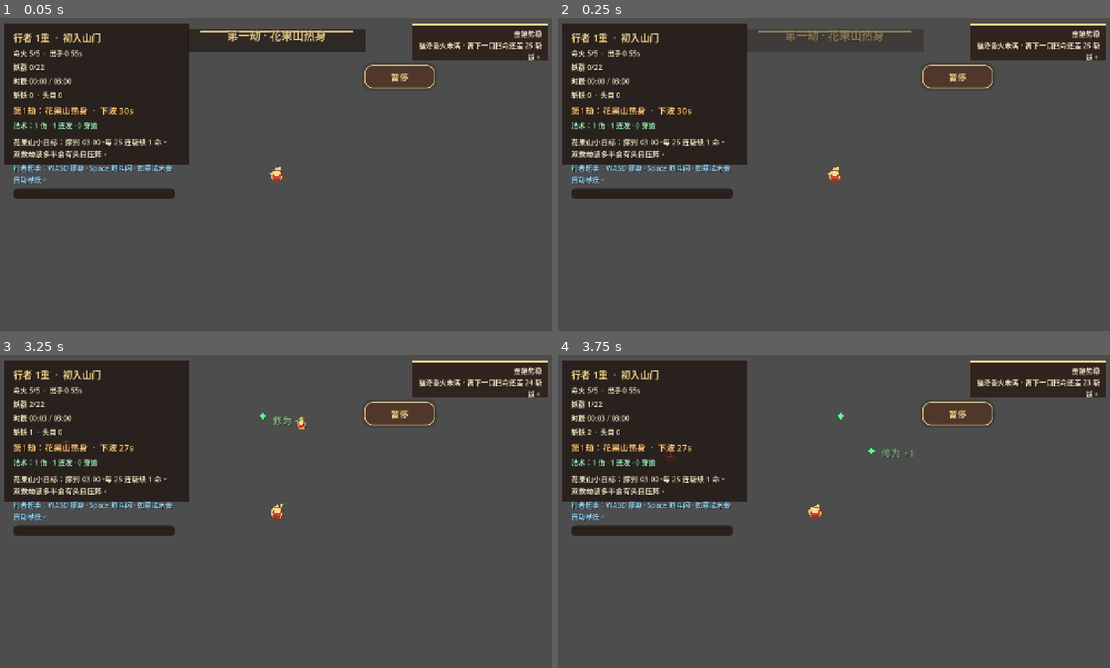
Above: before the commit, frames 1-4 (two rows, left to right).
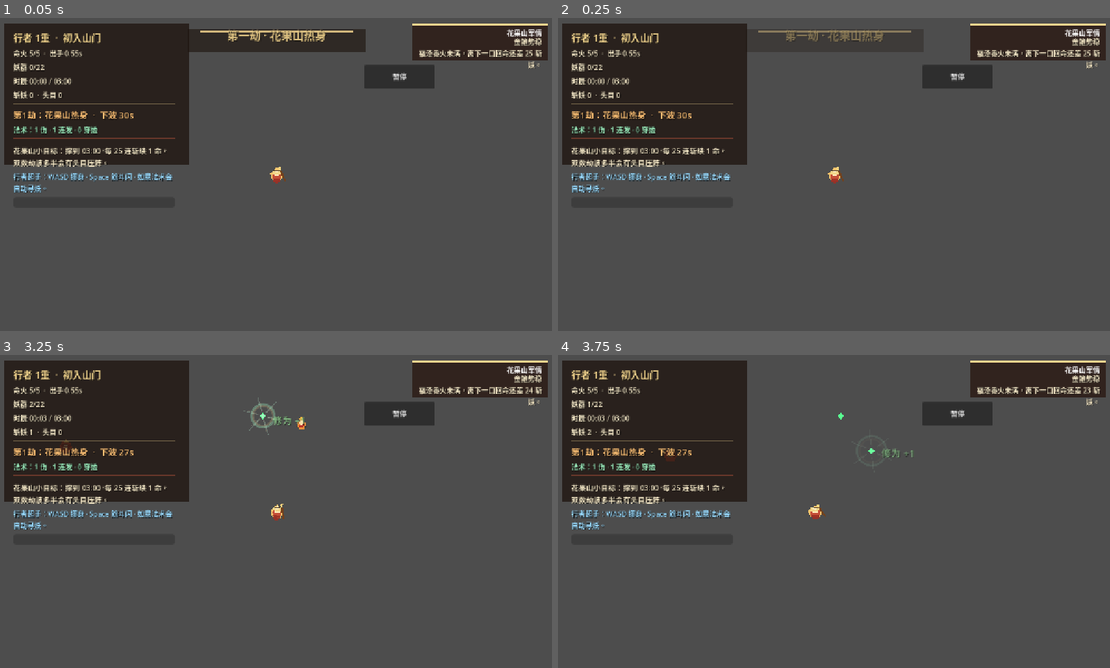
Above: after the commit, the same moments.

Repository: clhwbd/survivor-demo
Game: Godot game, scene res://scenes/main.tscn
Two runs of this game, one before a commit and one after it. Both use one fixed random seed, a clock stepped at 60 frames per second and the inputs below.
Inputs (mouse positions are in pixels of both pictures, inside the frame that each line leads up to):
- Up to frame 1 (0.05 s): no input
- Up to frame 2 (0.25 s): no input
- Up to frame 3 (3.25 s): tap Enter at 0.5 s; move the mouse to (397, 495) at 0.52 s; hold D (move_right) 0.53-1.25 s; tap Space (dash_run) at 0.6 s; click (397, 495) at 0.67 s; drag from (165, 527) to (248, 574) at 1.27 s; tap R (restart_run) at 2 s; move the mouse to (331, 442) at 2.02 s; hold D (move_right) 2.03-2.75 s; tap Keypad Enter at 2.1 s; drag from (248, 574) to (110, 464) at 2.77 s
- Up to frame 4 (3.75 s): move the mouse to (999, 558) at 3.52 s; hold A (move_left) from 3.53 s (still down); tap Space (dash_run) at 3.6 s

The runs differ from the first frame. In frame 1, 5.7% of the frame differs, in the area x 2-99%, y 3-58%; in frame 2, 5.7%; in frame 3, 5.9%; in frame 4, 5.7%.
Error after the commit: Cannot call method 'add_theme_font_size_override' on a null value. (res://scripts/main.gd:951)

Commit message:
feat: tighten combat pacing and wave goals

Diff:
--- a/game/scenes/main.tscn
+++ b/game/scenes/main.tscn
@@ -78,6 +78,10 @@
 [node name="KillLabel" type="Label" parent="HUD/MarginContainer/VBoxContainer"]
 text = "斩妖 0 · 头目 0"
 
+[node name="MetaDivider" type="ColorRect" parent="HUD/MarginContainer/VBoxContainer"]
+custom_minimum_size = Vector2(0, 2)
+color = Color(0.94, 0.82, 0.55, 0.42)
+
 [node name="WaveLabel" type="Label" parent="HUD/MarginContainer/VBoxContainer"]
 text = "第1劫：花果山热身 · 下波 30s"
 
@@ -85,6 +89,10 @@
 
 [node name="WeaponLabel" type="Label" parent="HUD/MarginContainer/VBoxContainer"]
 text = "法术：1 伤 · 1 连发 · 0 穿透"
+
+[node name="ObjectiveDivider" type="ColorRect" parent="HUD/MarginContainer/VBoxContainer"]
+custom_minimum_size = Vector2(0, 2)
+color = Color(0.80, 0.36, 0.25, 0.38)
 
 [node name="ObjectiveLabel" type="Label" parent="HUD/MarginContainer/VBoxContainer"]
 text = "本局目标：撑到 03:00。每 25 连斩回 1 命，双数劫波常有头目压阵。"
@@ -132,12 +140,25 @@
 grow_horizontal = 0
 color = Color(0.94, 0.82, 0.55, 0.95)
 
+[node name="StatusBadge" type="Label" parent="HUD"]
+anchors_preset = 1
+anchor_left = 1.0
+anchor_right = 1.0
+offset_left = -314.0
+offset_top = 22.0
+offset_right = -30.0
+offset_bottom = 42.0
+grow_horizontal = 0
+horizontal_alignment = 2
+vertical_alignment = 1
+text = "花果山军情"
+
 [node name="StatusLabel" type="Label" parent="HUD"]
 anchors_preset = 1
 anchor_left = 1.0
 anchor_right = 1.0
 offset_left = -314.0
-offset_top = 24.0
+offset_top = 42.0
 offset_right = -30.0
 offset_bottom = 88.0
 grow_horizontal = 0
--- a/game/scripts/main.gd
+++ b/game/scripts/main.gd
@@ -19,6 +19,7 @@
 @export var projectile_scene: PackedScene
 @export var xp_orb_scene: PackedScene
 @export var damage_popup_scene: PackedScene
+@export var feedback_burst_scene: PackedScene
 
 const WAVE_TITLES := [
 	"花果山热身",
@@ -64,6 +65,8 @@
 var _camera_shake_strength: float = 0.0
 var _camera_shake_time: float = 0.0
 var _camera_base_offset: Vector2 = Vector2.ZERO
+var _focus_overlay_visible_state: bool = false
+var _center_notice_tween: Tween
 
 @onready var player: CharacterBody2D = $Player
 @onready var player_camera: Camera2D = $Player/Camera2D
@@ -89,7 +92,13 @@
 @onready var banner_backing: ColorRect = $HUD/TopCenter/BannerBacking
 @onready var banner_accent: ColorRect = $HUD/TopCenter/BannerAccent
 @onready var banner_label: Label = $HUD/TopCenter/BannerLabel
+@onready var center_notice: Control = $HUD/CenterNotice
+@onready var center_notice_backing: ColorRect = $HUD/CenterNotice/Backing
+@onready var center_notice_accent: ColorRect = $HUD/CenterNotice/Accent
+@onready var center_notice_label: Label = $HUD/CenterNotice/Label
 @onready var focus_overlay: Control = $HUD/FocusOverlay
+@onready var focus_tint: ColorRect = $HUD/FocusOverlay/Tint
+@onready var focus_panel: PanelContainer = $HUD/FocusOverlay/PanelContainer
 @onready var focus_badge: Label = $HUD/FocusOverlay/PanelContainer/MarginContainer/VBoxContainer/BadgeLabel
 @onready var focus_title: Label = $HUD/FocusOverlay/PanelContainer/MarginContainer/VBoxContainer/TitleLabel
 @onready var focus_detail: Label = $HUD/FocusOverlay/PanelContainer/MarginContainer/VBoxContainer/DetailLabel
@@ -118,6 +127,8 @@
 		xp_orb_scene = load("res://scenes/xp_orb.tscn")
 	if damage_popup_scene == null:
 		damage_popup_scene = load("res://scenes/damage_popup.tscn")
+	if feedback_burst_scene == null:
+		feedback_burst_scene = load("res://scenes/feedback_burst.tscn")
 
 	_apply_ui_style()
 
@@ -165,6 +176,7 @@
 	_apply_wave_state(true)
 	_setup_web_ui()
 	_show_banner("第一劫 · %s" % _get_wave_title(1))
+	_show_center_notice("花果山开场 · 点按后起势", HUD_GOLD)
 	_update_tip_text()
 
 	print("survivor-demo polished demo ready")
@@ -264,7 +276,7 @@
 		summary_label.visible = pause_requested or game_over or demo_clear
 		if not summary_label.visible:
 			summary_label.text = ""
-	focus_overlay.visible = overlay_visible
+	_set_focus_overlay_visible(overlay_visible)
 	if continue_button != null:
 		continue_button.visible = pause_requested
 	if restart_button != null:
@@ -282,6 +294,7 @@
 	max_alive_enemies = mini(88, 18 + difficulty_stage * 5 + wave_index * 2)
 	if difficulty_stage > 0:
 		_show_banner("妖势渐盛 · %s" % _get_stage_title(difficulty_stage + 1))
+		_show_center_notice("妖势升级 · %s" % _get_stage_title(difficulty_stage + 1), HUD_WARNING)
 		_add_camera_shake(5.0, 0.18)
 
 func _update_wave_progress() -> void:
@@ -297,7 +310,9 @@
 	if not is_initial:
 		player.heal(1)
 		_show_banner("第%d劫 · %s" % [wave_index, _get_wave_title(wave_index)])
+		_show_center_notice("第%d劫开场 · %s" % [wave_index, _get_wave_title(wave_index)], HUD_GOLD)
 		_spawn_popup(player.global_position + Vector2(0, -32), "+1 命", HUD_MINT)
+		_spawn_burst(player.global_position, HUD_MINT, 1.2, 1.15)
 		_add_camera_shake(7.0, 0.26)
 		_spawn_elite_pack_for_wave()
 	_update_tip_text()
@@ -316,6 +331,7 @@
 		_spawn_enemy(true)
 	if elite_count > 0:
 		_spawn_popup(player.global_position + Vector2(0, -58), "头目现身", HUD_WARNING)
+		_show_center_notice("头目压阵 · 当心贴脸", HUD_WARNING)
 
 func _on_spawn_timer_timeout() -> void:
 	if enemy_scene == null or not is_instance_valid(player) or game_over or demo_clear:
@@ -357,6 +373,8 @@
 		_add_camera_shake(9.0, 0.25)
 	if enemy.has_signal("died"):
 		enemy.died.connect(_on_enemy_died)
+	if enemy.has_signal("damaged"):
+		enemy.damaged.connect(_on_enemy_damaged)
 	enemies.add_child(enemy)
 
 func _on_attack_timer_timeout() -> void:
@@ -374,6 +392,7 @@
 	var base_direction := (target.global_position - player.global_position).normalized()
 	var spread_step := deg_to_rad(10.0)
 	var start_angle := -spread_step * float(shot_count - 1) * 0.5
+	_spawn_burst(player.global_position + base_direction * 18.0, HUD_GOLD, 0.48, 0.75)
 
 	for i in range(shot_count):
 		var projectile := projectile_scene.instantiate()
@@ -402,20 +421,32 @@
 
 	return nearest
 
+func _on_enemy_damaged(_enemy: Node, hit_position: Vector2, remaining_health: int, max_health_value: int, was_elite: bool) -> void:
+	var color_value := HUD_WARNING if was_elite else HUD_GOLD
+	var radius_scale := 0.82 + (0.35 if was_elite else 0.0)
+	_spawn_burst(hit_position, color_value, radius_scale, 0.78)
+	if remaining_health > 0 and max_health_value >= 4:
+		_spawn_popup(hit_position + Vector2(0, -18), "%d/%d" % [remaining_health, max_health_value], HUD_PAPER)
+
 func _on_enemy_died(enemy: Node, death_position: Vector2, xp_reward: int) -> void:
 	kill_count += 1
 	var popup_color := HUD_MINT
 	var popup_text := "修为 +%d" % xp_reward
+	var burst_scale := 1.1
 	if enemy != null and bool(enemy.get("is_elite")):
 		popup_color = HUD_WARNING
 		popup_text = "头目修为 +%d" % xp_reward
+		burst_scale = 1.55
 		_add_camera_shake(8.0, 0.22)
 	_spawn_popup(death_position, popup_text, popup_color)
+	_spawn_burst(death_position, popup_color, burst_scale, 1.0)
 	var expected_heal_rewards := int(kill_count / 25)
 	if expected_heal_rewards > _heals_awarded_by_kills:
 		_heals_awarded_by_kills = expected_heal_rewards
 		player.heal(1)
 		_spawn_popup(player.global_position + Vector2(0, -28), "连斩福泽 +1 命", HUD_SKY)
+		_show_center_notice("连斩福泽 · 命火回涌", HUD_SKY)
+		_spawn_burst(player.global_position, HUD_SKY, 1.15, 1.05)
 	if xp_orb_scene == null:
 		return
 
@@ -444,6 +475,8 @@
 	hud_weapon.text = "法术：%d 伤 · %d 连发 · %d 穿透" % [damage, shots, pierce]
 	if level > _last_level:
 		_show_banner("修为精进 · 行者 %d重" % level)
+		_show_center_notice("修为精进 · 行者 %d 重" % level, HUD_MINT)
+		_spawn_burst(player.global_position, HUD_MINT, 1.45, 1.25)
 		_add_camera_shake(6.0, 0.18)
 	_last_level = level
 
@@ -455,6 +488,8 @@
 		hud_health.add_theme_color_override("font_color", HUD_PAPER)
 	if _last_health >= 0 and health < _last_health and not game_over:
 		_spawn_popup(player.global_position + Vector2(0, -22), "-%d 命" % (_last_health - health), HUD_DANGER)
+		_spawn_burst(player.global_position, HUD_DANGER, 1.05, 0.95)
+		_show_center_notice("命火受创 · 先拉开身位", HUD_DANGER)
 		_add_camera_shake(10.0, 0.16)
 	_last_health = health
 	if health <= 0 and not game_over:
@@ -479,6 +514,7 @@
 		if player.request_dash():
 			_browser_hint_acknowledged = true
 			_spawn_popup(player.global_position + Vector2(0, -38), "筋斗闪", HUD_WARNING)
+			_spawn_burst(player.global_position, HUD_WARNING, 0.95, 0.82)
 			_add_camera_shake(4.0, 0.12)
 
 func _on_player_died() -> void:
@@ -490,6 +526,8 @@
 	hud_tip.text = "功行散尽 · 按 R 或点右下再闯一局"
 	_set_pause_state(false)
 	_show_banner("此局止步 · 斩妖 %d" % kill_count)
+	_show_center_notice("此局止步 · 再闯一局", HUD_DANGER)
+	_spawn_burst(player.global_position, HUD_DANGER, 1.9, 1.35)
 	_add_camera_shake(12.0, 0.28)
 	if restart_button != null:
 		restart_button.visible = true
@@ -503,6 +541,8 @@
 	hud_tip.text = "试炼通关 · 按 R 或点右下再走一遭"
 	_set_pause_state(false)
 	_show_banner("大圣护场 · 存活 %02d:%02d" % [int(elapsed_time) / 60, int(elapsed_time) % 60])
+	_show_center_notice("通关喝彩 · 大圣护场", HUD_MINT)
+	_spawn_burst(player.global_position, HUD_MINT, 2.1, 1.5)
 	_add_camera_shake(10.0, 0.35)
 	if restart_button != null:
 		restart_button.visible = true
@@ -584,6 +624,17 @@
 		popup.setup(text_value, color_value)
 	feedback.add_child(popup)
 
+func _spawn_burst(world_position: Vector2, color_value: Color, scale_mul: float = 1.0, duration_mul: float = 1.0) -> void:
+	if feedback_burst_scene == null:
+		return
+	var burst := feedback_burst_scene.instantiate()
+	if burst == null:
+		return
+	burst.position = world_position
+	if burst.has_method("setup"):
+		burst.setup(color_value, Color(1.0, 1.0, 1.0, 0.9), scale_mul, duration_mul)
+	feedback.add_child(burst)
+
 func _show_banner(text_value: String) -> void:
 	if banner_label == null:
 		return
@@ -611,6 +662,67 @@
 			banner_accent.visible = false
 	)
 
+func _show_center_notice(text_value: String, accent_color: Color = HUD_GOLD) -> void:
+	if center_notice == null or center_notice_label == null:
+		return
+	center_notice.visible = true
+	center_notice_label.text = text_value
+	center_notice_label.modulate = Color(1, 1, 1, 1)
+	center_notice_label.scale = Vector2(0.94, 0.94)
+	center_notice_backing.color = Color(0.12, 0.08, 0.06, 0.84)
+	center_notice_backing.modulate = Color(1, 1, 1, 0.0)
+	center_notice_accent.color = accent_color
+	center_notice_accent.modulate = Color(1, 1, 1, 0.0)
+	if _center_notice_tween != null:
+		_center_notice_tween.kill()
+	_center_notice_tween = create_tween()
+	_center_notice_tween.set_parallel(true)
+	_center_notice_tween.tween_property(center_notice_backing, "modulate", Color(1, 1, 1, 1), 0.14)
+	_center_notice_tween.tween_property(center_notice_accent, "modulate", Color(1, 1, 1, 1), 0.14)
+	_center_notice_tween.tween_property(center_notice_label, "scale", Vector2.ONE, 0.16).set_trans(Tween.TRANS_BACK).set_ease(Tween.EASE_OUT)
+	_center_notice_tween.chain().tween_interval(0.7)
+	_center_notice_tween.set_parallel(true)
+	_center_notice_tween.tween_property(center_notice_backing, "modulate", Color(1, 1, 1, 0), 0.28)
+	_center_notice_tween.tween_property(center_notice_accent, "modulate", Color(1, 1, 1, 0), 0.28)
+	_center_notice_tween.tween_property(center_notice_label, "modulate", Color(1, 1, 1, 0), 0.28)
+	_center_notice_tween.finished.connect(func():
+		center_notice.visible = false
+	)
+
+func _set_focus_overlay_visible(should_show: bool) -> void:
+	if focus_overlay == null:
+		return
+	if _focus_overlay_visible_state == should_show:
+		focus_overlay.visible = should_show
+		return
+	_focus_overlay_visible_state = should_show
+	if should_show:
+		focus_overlay.visible = true
+		if focus_tint != null:
+			focus_tint.modulate = Color(1, 1, 1, 0)
+		if focus_panel != null:
+			focus_panel.modulate = Color(1, 1, 1, 0)
+			focus_panel.scale = Vector2(0.92, 0.92)
+		var tween_in := create_tween()
+		tween_in.set_parallel(true)
+		if focus_tint != null:
+			tween_in.tween_property(focus_tint, "modulate", Color(1, 1, 1, 1), 0.18)
+		if focus_panel != null:
+			tween_in.tween_property(focus_panel, "modulate", Color(1, 1, 1, 1), 0.18)
+			tween_in.tween_property(focus_panel, "scale", Vector2.ONE, 0.20).set_trans(Tween.TRANS_BACK).set_ease(Tween.EASE_OUT)
+	else:
+		var tween_out := create_tween()
+		tween_out.set_parallel(true)
+		if focus_tint != null:
+			tween_out.tween_property(focus_tint, "modulate", Color(1, 1, 1, 0), 0.14)
+		if focus_panel != null:
+			tween_out.tween_property(focus_panel, "modulate", Color(1, 1, 1, 0), 0.14)
+			tween_out.tween_property(focus_panel, "scale", Vector2(0.96, 0.96), 0.14)
+		tween_out.finished.connect(func():
+			if not _focus_overlay_visible_state:
+				focus_overlay.visible = false
+		)
+
 func _update_tip_text() -> void:
 	if game_over or demo_clear:
 		return
@@ -680,6 +792,7 @@
 	_set_pause_state(not pause_requested)
 
 func _resume_run() -> void:
+	_show_center_notice("继续试炼 · 戏台再开", HUD_SKY)
 	_set_pause_state(false)
 
 func _set_pause_state(should_pause: bool) -> void:
@@ -687,6 +800,8 @@
 	get_tree().paused = should_pause
 	if pause_button != null:
 		pause_button.text = "继续试炼" if should_pause else "暂停"
+	if should_pause:
+		_show_center_notice("戏台暂歇 · 可看战报", HUD_SKY)
 	_update_focus_overlay()
 
 func _update_pause_button() -> void:
@@ -811,6 +926,7 @@
 		hud_tip: HUD_SKY,
 		status_label: HUD_PAPER,
 		banner_label: HUD_GOLD,
+		center_notice_label: HUD_PAPER,
 		focus_badge: HUD_WARNING,
 		focus_title: HUD_GOLD,
 		focus_detail: HUD_PAPER,
@@ -832,6 +948,7 @@
 	hud_tip.add_theme_font_size_override("font_size", 16)
 	status_label.add_theme_font_size_override("font_size", 16)
 	banner_label.add_theme_font_size_override("font_size", 26)
+	center_notice_label.add_theme_font_size_override("font_size", 24)
 	focus_badge.add_theme_font_size_override("font_size", 15)
 	focus_title.add_theme_font_size_override("font_size", 24)
 	focus_detail.add_theme_font_size_override("font_size", 17)
@@ -842,7 +959,6 @@
 	hud_xp_bar.add_theme_stylebox_override("background", background_style)
 	hud_xp_bar.add_theme_color_override("font_color", HUD_INK)
 
-	var focus_panel := focus_overlay.get_node("PanelContainer") as PanelContainer
 	if focus_panel != null:
 		focus_panel.add_theme_stylebox_override("panel", panel_style)
 	if restart_button != null:
Not shown, changed: docs/worklog.md
